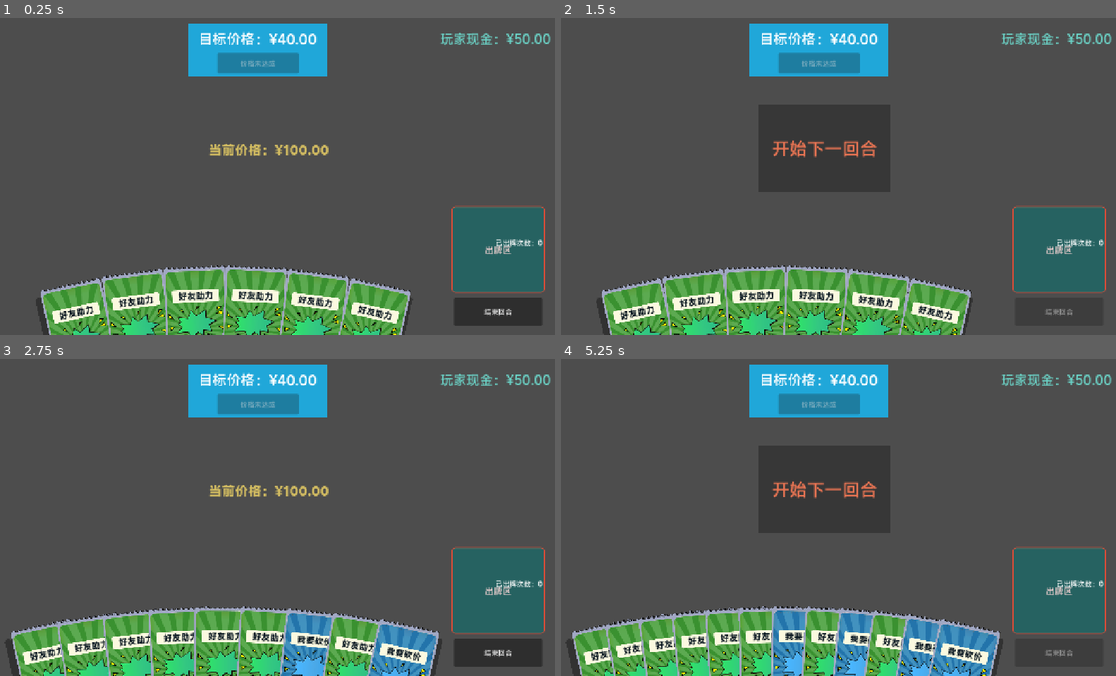
Above: before the commit, frames 1-4 (two rows, left to right).
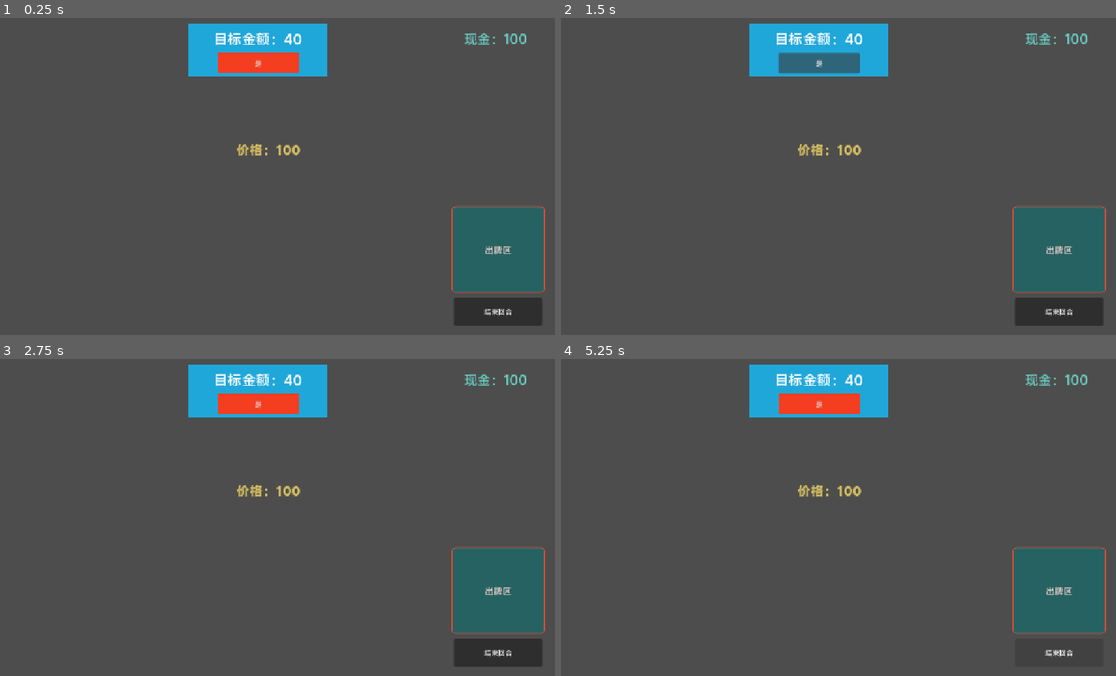
Above: after the commit, the same moments.

Repository: Psi-Dean/ProjectCutOff
Game: Godot game, scene res://scenes/main.tscn
The game is run twice, just before and just after one commit, with the same random seed, the same clock (stepped at 60 frames per second) and the same inputs.
Inputs (mouse positions are in pixels of both pictures, inside the frame that each line leads up to):
- Up to frame 1 (0.25 s): no input
- Up to frame 2 (1.5 s): click "结束回合" at 0.5 s; click (821, 62) at 1.25 s, where only the run after the commit has a clickable "是"
- Up to frame 3 (2.75 s): click (266, 488) at 2 s, where only the run before the commit has a clickable "开始下一回合"
- Up to frame 4 (5.25 s): click "结束回合" at 2.75 s; click (827, 488) at 3.5 s, where only the run before the commit has a clickable "开始下一回合"; click (821, 403) at 4.25 s, where only the run after the commit has a clickable "是"; click "结束回合" at 5 s

The runs differ from the first frame. In frame 1, 15% of the frame differs, in the area x 6-100%, y 4-100%; in frame 2, 15%; in frame 3, 17%; in frame 4, 17%, in the area x 0-100%, y 4-100%.
Error after the commit: Parse Error: Expected expression as the function argument. (res://scripts/game_manager.gd:446)

Commit message:
# 设计牌库功能，收敛抽牌函数

Diff:
--- a/scripts/game_manager.gd
+++ b/scripts/game_manager.gd
@@ -41,6 +41,10 @@
 var setup_cards_limit: int = 6
 # 变量：每回合补牌数量。
 var round_cards_limit: int = 3
+# 玩家选择牌库限制数量
+var player_setup_limit: int = 6
+# 玩家牌库数据
+var player_deck: Array[CardData] = []
 # 变量：玩家当前手牌数据。
 var player_cards: Array[CardData] = []
 # 变量：最终砍价值（用于滚动展示后定格）。
@@ -97,18 +101,18 @@
 	if is_playing_card:
 		card.cancel_play()
 		return
-	if not _can_cards_interact():
+	if not _can_cardsinteract():
 		card.cancel_play()
 		return
 
 	is_playing_card = true
-	_apply_cards_interactable()
-
-	var index = _find_card_index(card)
+	_apply_cardsinteractable()
+
+	var index = _find_cardindex(card)
 	if index < 0:
 		is_playing_card = false
 		card.cancel_play()
-		_apply_cards_interactable()
+		_apply_cardsinteractable()
 		return
 
 	current_select_card = card.card_data
@@ -122,7 +126,7 @@
 
 	# 说明：给 queue_free 一帧时间，确保节点树状态稳定后再重排。
 	await get_tree().create_timer(0.1).timeout
-	_refresh_card_indices()
+	_refresh_cardindices()
 	rearrange_cards()
 
 	check_game_result()
@@ -134,14 +138,14 @@
 	_show_roll_animation()
 
 	is_playing_card = false
-	_apply_cards_interactable()
+	_apply_cardsinteractable()
 
 # 功能：响应卡牌进入拖拽，锁定仅拖拽卡可交互并触发手牌重排。
 func _on_card_drag_started(card: Control) -> void:
-	if not _can_cards_interact():
+	if not _can_cardsinteract():
 		return
 	dragging_card = card
-	_apply_cards_interactable()
+	_apply_cardsinteractable()
 	rearrange_cards()
 
 # 功能：响应卡牌结束拖拽，按落点重排并重建手牌数据。
@@ -150,28 +154,28 @@
 		dragging_card = null
 
 	# 说明：拖到销毁区时保持原地销毁，不参与回插排序。
-	if _is_destroying_card(card):
+	if is_destroying_card(card):
 		rearrange_cards()
-		_refresh_card_indices()
-		_apply_cards_interactable()
+		_refresh_cardindices()
+		_apply_cardsinteractable()
 		return
 
 	# 说明：按落点 X 计算插入位置，并同步手牌数组顺序。
-	_insert_card_by_drop_position(card)
+	insert_card_by_drop_position(card)
 	_rebuild_player_cards_from_nodes()
 	rearrange_cards()
-	_apply_cards_interactable()
+	_apply_cardsinteractable()
 
 # 功能：播放本次砍价随机滚动文本动画并最终定格。
 func _show_roll_animation() -> void:
 	random_cut_value.text = "本次砍价：¥%.2f" % 0.00
 	var t = create_tween()
-	for _i in range(roll_times):
+	for i in range(roll_times):
 		t.tween_callback(func():
 			if current_select_card:
 				random_cut_value.text = "本次砍价：¥%.2f" % randf_range(current_select_card.min_cut_value, current_select_card.max_cut_value)
 		)
-		t.tween_interval(0.05)
+		t.tweeninterval(0.05)
 	t.tween_callback(func(): random_cut_value.text = "本次砍价：¥%.2f" % final_cut_value)
 
 # 功能：同步手牌节点与数据，并连接卡牌事件信号。
@@ -191,13 +195,13 @@
 			if not card.card_drag_ended.is_connected(_on_card_drag_ended):
 				card.card_drag_ended.connect(_on_card_drag_ended)
 	else:
-		_refresh_card_indices()
+		_refresh_cardindices()
 
 	rearrange_cards()
-	_apply_cards_interactable()
+	_apply_cardsinteractable()
 
 # 功能：判断指定卡牌是否处于销毁状态。
-func _is_destroying_card(card: Control) -> bool:
+func is_destroying_card(card: Control) -> bool:
 	return card != null and card.has_method("is_destroying") and card.is_destroying()
 
 # 功能：获取当前所有有效手牌节点（排除待删除与销毁中节点）。
@@ -205,7 +209,7 @@
 	var result: Array = []
 	for child in hand_area.get_children():
 		if not child.is_queued_for_deletion() and child.has_method("setup_card"):
-			if not _is_destroying_card(child):
+			if not is_destroying_card(child):
 				result.append(child)
 	return result
 
@@ -217,29 +221,29 @@
 			result.append(child)
 	return result
 
-# 功能：刷新所有手牌节点的 card_index。
-func _refresh_card_indices() -> void:
+# 功能：刷新所有手牌节点的 cardindex。
+func _refresh_cardindices() -> void:
 	var cards = _get_card_nodes()
 	for i in range(cards.size()):
-		cards[i].card_index = i
+		cards[i].cardindex = i
 
 # 功能：根据当前节点顺序重建玩家手牌数据数组。
 func _rebuild_player_cards_from_nodes() -> void:
 	player_cards.clear()
 	var cards = _get_card_nodes()
 	for i in range(cards.size()):
-		cards[i].card_index = i
+		cards[i].cardindex = i
 		player_cards.append(cards[i].card_data)
 
 # 功能：查找卡牌在玩家手牌数据中的索引。
-func _find_card_index(card: Control) -> int:
-	var index = card.card_index
+func _find_cardindex(card: Control) -> int:
+	var index = card.cardindex
 	if index >= 0 and index < player_cards.size() and player_cards[index] == card.card_data:
 		return index
 	return player_cards.find(card.card_data)
 
 # 功能：根据拖拽放下时的横向位置计算卡牌插入下标。
-func _insert_card_by_drop_position(card: Control) -> void:
+func insert_card_by_drop_position(card: Control) -> void:
 	if not card:
 		return
 	var cards = _get_card_nodes()
@@ -253,38 +257,38 @@
 	others.sort_custom(func(a, b): return (a.global_position.x + a.size.x * 0.5) < (b.global_position.x + b.size.x * 0.5))
 
 	var drop_x = card.global_position.x + card.size.x * 0.5
-	var insert_index = 0
+	var insertindex = 0
 	for other in others:
 		var center_x = other.global_position.x + other.size.x * 0.5
 		if drop_x > center_x:
-			insert_index += 1
-
-	_move_card_node_to_insert_index(card, insert_index)
+			insertindex += 1
+
+	_move_card_node_toinsertindex(card, insertindex)
 
 # 功能：按插入下标调整卡牌节点在手牌容器中的顺序。
-func _move_card_node_to_insert_index(card: Control, insert_index: int) -> void:
+func _move_card_node_toinsertindex(card: Control, insertindex: int) -> void:
 	var orderable: Array = []
 	for child in hand_area.get_children():
-		if not child.is_queued_for_deletion() and child.has_method("setup_card") and not _is_destroying_card(child):
+		if not child.is_queued_for_deletion() and child.has_method("setup_card") and not is_destroying_card(child):
 			if child != card:
 				orderable.append(child)
 
-	insert_index = clampi(insert_index, 0, orderable.size())
-	if insert_index < orderable.size():
-		var anchor = orderable[insert_index]
-		hand_area.move_child(card, anchor.get_index())
-		return
-
-	var last_index = -1
+	insertindex = clampi(insertindex, 0, orderable.size())
+	if insertindex < orderable.size():
+		var anchor = orderable[insertindex]
+		hand_area.move_child(card, anchor.getindex())
+		return
+
+	var lastindex = -1
 	for child in hand_area.get_children():
-		if not child.is_queued_for_deletion() and child.has_method("setup_card") and not _is_destroying_card(child):
+		if not child.is_queued_for_deletion() and child.has_method("setup_card") and not is_destroying_card(child):
 			if child != card:
-				last_index = child.get_index()
-
-	if last_index < 0:
+				lastindex = child.getindex()
+
+	if lastindex < 0:
 		hand_area.move_child(card, 0)
 	else:
-		hand_area.move_child(card, last_index + 1)
+		hand_area.move_child(card, lastindex + 1)
 
 # 功能：按可调参数执行手牌扇形布局与平滑动画。
 func rearrange_cards() -> void:
@@ -368,7 +372,7 @@
 	pay_panel.visible = not is_paid and play_state != GameState.PlayState.GAME_OVER
 	game_over_label.visible = play_state == GameState.PlayState.GAME_OVER
 	update_pay_confirm_text()
-	_apply_cards_interactable()
+	_apply_cardsinteractable()
 
 # 功能：刷新购买按钮文案。
 func update_pay_confirm_text() -> void:
@@ -378,17 +382,17 @@
 		pay_confirm.text = "价格未达成"
 
 # 功能：统一判断当前阶段是否允许手牌交互。
-func _can_cards_interact() -> bool:
+func _can_cardsinteract() -> bool:
 	return play_state == GameState.PlayState.PLAYER_TURN and not is_playing_card and not is_paid
 
 # 功能：统一应用手牌可交互状态（拖拽时仅允许当前拖拽卡交互）。
-func _apply_cards_interactable() -> void:
-	var can_interact = _can_cards_interact()
-	if not can_interact:
+func _apply_cardsinteractable() -> void:
+	var caninteract = _can_cardsinteract()
+	if not caninteract:
 		dragging_card = null
 	for card in _get_card_nodes():
-		var enabled = can_interact and (dragging_card == null or card == dragging_card)
-		card.set_interactable(enabled)
+		var enabled = caninteract and (dragging_card == null or card == dragging_card)
+		card.setinteractable(enabled)
 
 # 功能：响应“跳过”按钮，结束当前回合。
 func _on_skip_button_pressed() -> void:
@@ -421,21 +425,34 @@
 	update_price_display()
 
 # 功能：开局按数量从基础卡池抽取手牌。
+# TODO 开局抽牌函数和回合补牌函数整合，创建从牌库抽牌函数
 func setup_cards() -> void:
 	if basic_cards_deck.is_empty():
 		return
-	for _i in range(setup_cards_limit):
-		var random_idx = randi_range(0, basic_cards_deck.size() - 1)
-		player_cards.append(basic_cards_deck[random_idx].duplicate(true))
+	for i in range(setup_cards_limit):
+		var randomidx = randi_range(0, basic_cards_deck.size() - 1)
+		player_cards.append(basic_cards_deck[randomidx].duplicate(true))
 
 # 功能：回合开始时按数量补充手牌。
 func next_round_cards() -> void:
 	if basic_cards_deck.is_empty():
 		return
-	for _i in range(round_cards_limit):
-		var random_idx = randi_range(0, basic_cards_deck.size() - 1)
-		player_cards.append(basic_cards_deck[random_idx].duplicate(true))
-
+	for i in range(round_cards_limit):
+		var randomidx = randi_range(0, basic_cards_deck.size() - 1)
+		player_cards.append(basic_cards_deck[randomidx].duplicate(true))
+func random_draw_cards():
+	if player_deck.is_empty():
+		return
+	for i in range(if GameState.PlayState.ROUND_END: round_cards_limit else: setup_cards_limit):
+		var randomidx = randi_range(0, player_deck.size() - 1)
+		player_cards.append(player_deck[randomidx].duplicate(true))
+
+func setup_card_deck():
+	if basic_cards_deck.is_empty():
+		return
+	for i in range(player_setup_limit):
+		var randomidx = randi_range(0, basic_cards_deck.size() -1)
+		player_deck.append(basic_cards_deck[randomidx].duplicate(true))
 # 功能：从资源目录加载所有卡牌资源到基础卡池。
 func load_card_resources() -> void:
 	var cards_path = "res://resources/cards/"
